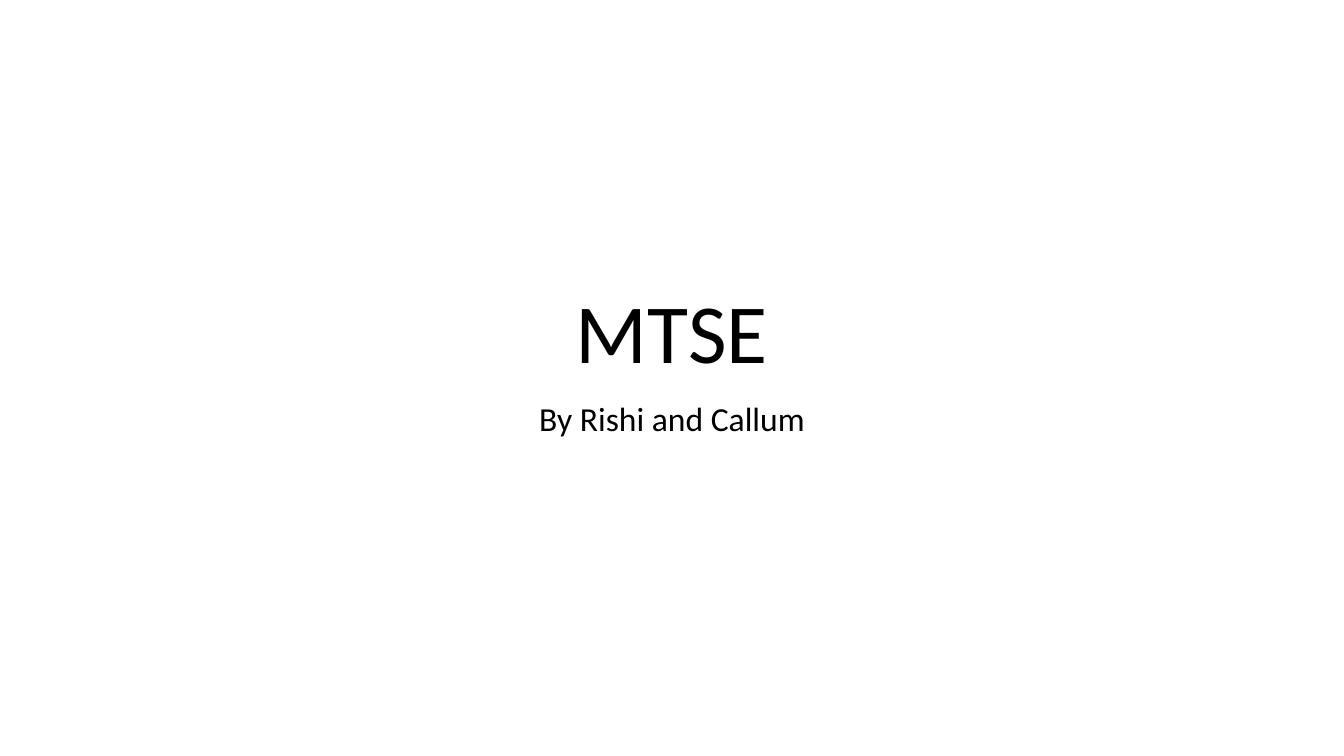
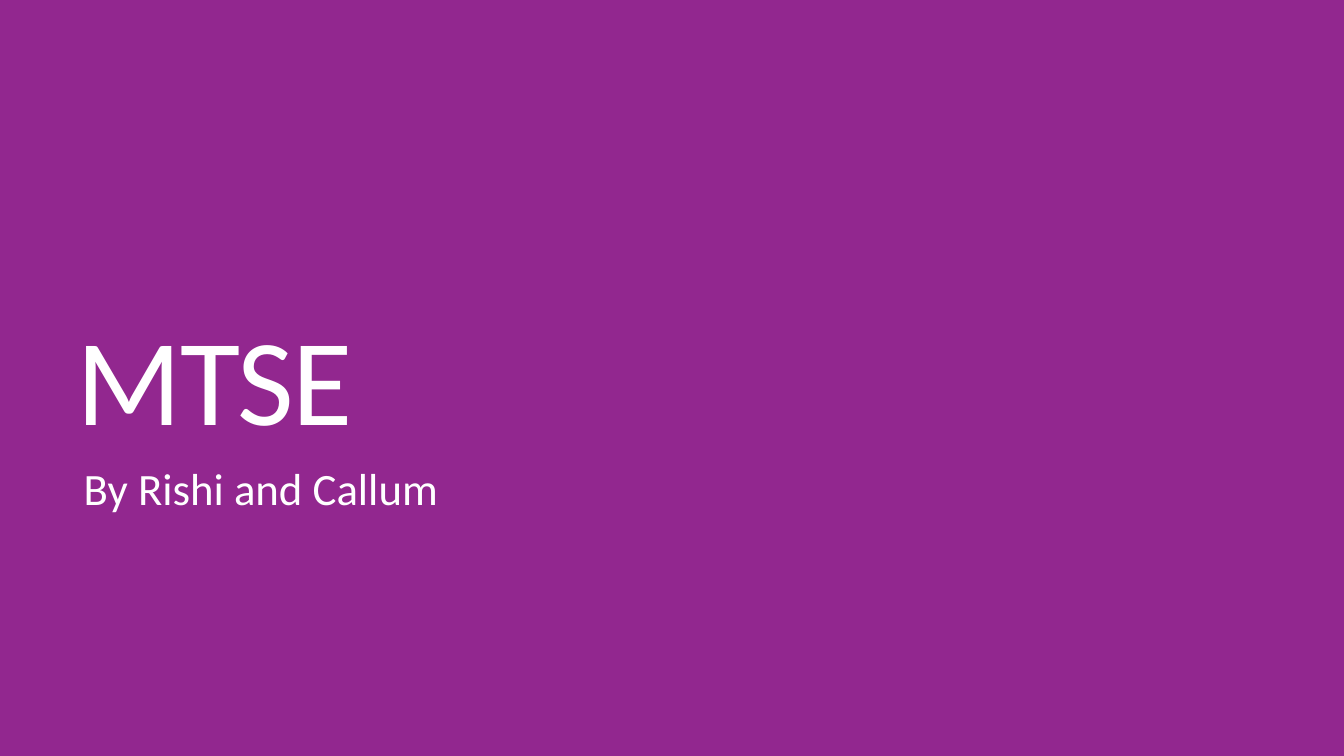
Before and after one commit to RishiChavda/MSTE, a slide deck: slide 1 of MTSE.pptx. Drawn at 1344x756 pixels with LibreOffice and Linux fonts; fonts in the diff are those of the drawing. Boxes give left, top, right and bottom in pixels: in the first picture for what was removed or moved away, otherwise in the second. Text is boxed around its words. In the diff, an @@ line names an element or a change of style, - is before the commit and + after.

Commit message:
powerpoint update

```diff
--- a/MTSE.pptx
+++ b/MTSE.pptx
@@ background #FFFFFF to #92278F @@
@@ title "MTSE": place and size @@
-title "MTSE" at box(576, 308, 768, 364)
+title "MTSE" at box(77, 345, 353, 426)
@@ title "MTSE" at box(77, 345, 353, 426): size 60 to 88 pt, text colour #000000 to #FFFFFF, letter spacing 0 to -1.2 pt; alignment centre to left; line spacing 0.9 to 0.8 @@
@@ subtitle "By Rishi and Callum": place and size @@
-subtitle "By Rishi and Callum" at box(539, 407, 805, 437)
+subtitle "By Rishi and Callum" at box(84, 474, 438, 513)
@@ subtitle "By Rishi and Callum" at box(84, 474, 438, 513): size 24 to 32 pt, text colour #000000 to #FFFFFF; alignment centre to left; line spacing 0.9 to 0.85; more space between paragraphs @@
```
Also in this commit, not shown: 9 other slides changed, 7 slides added, 5 slides removed.
